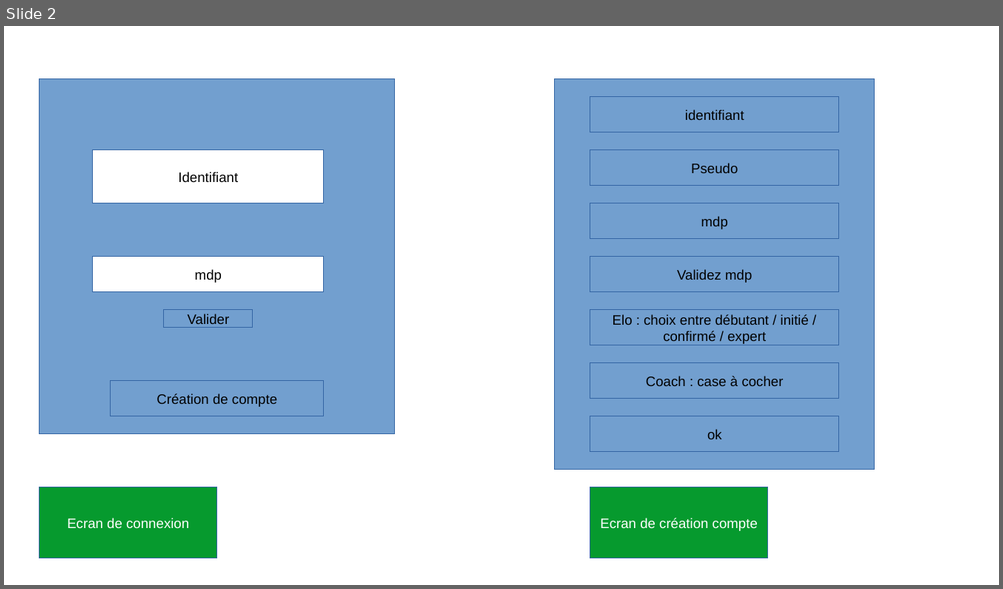
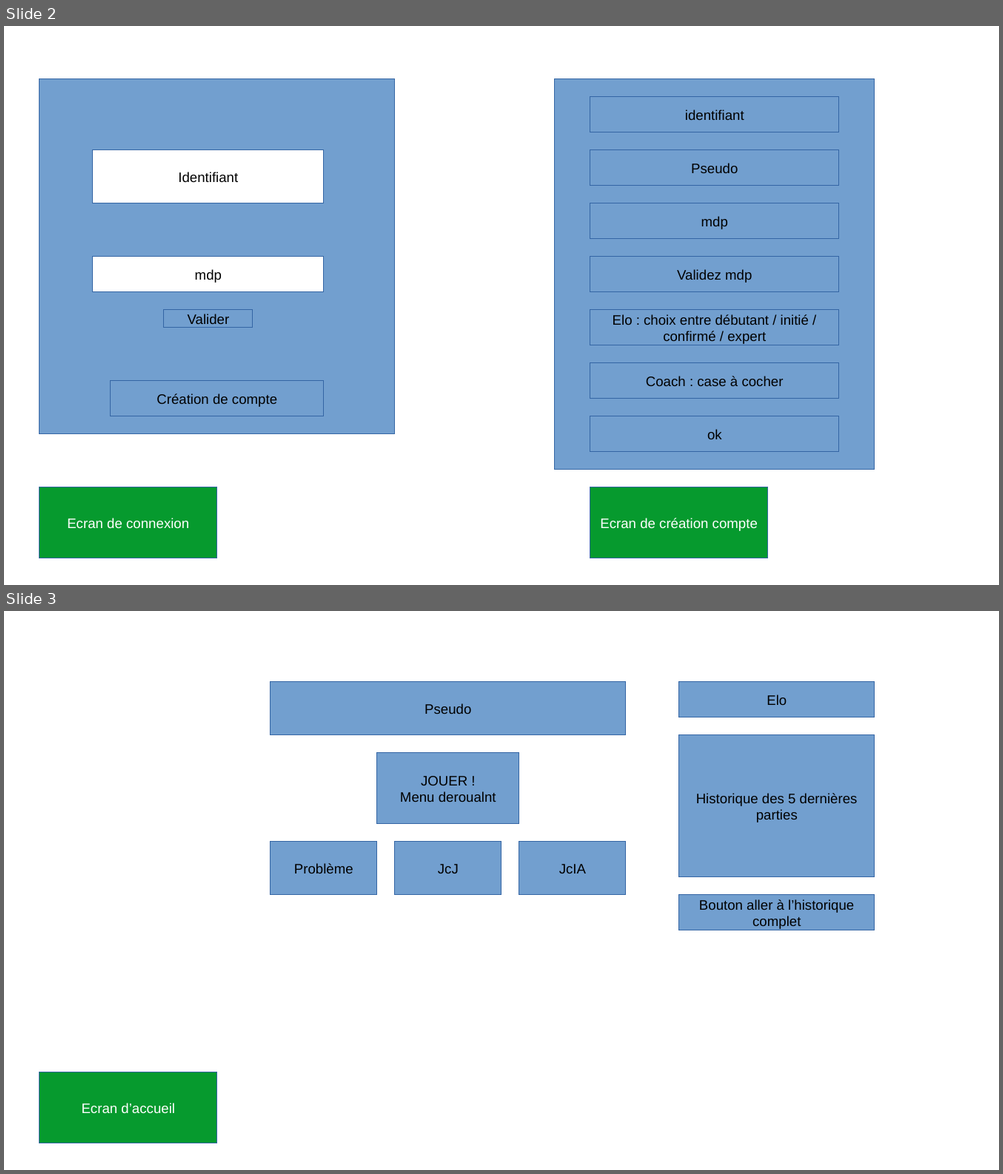
Before and after one commit to NicoPerret/projet-echec, a slide deck: Projet_Echecs.odp. Shown one above the other, each under a label of ours: slide 2 before the commit, slides 2 and 3 after it. The pictures are 1003x589 and 1003x1174 pixels, drawn with LibreOffice and Linux fonts; fonts in the diff are those of the drawing. Boxes give left, top, right and bottom in pixels: in the first picture for what was removed or moved away, otherwise in the second. Text is boxed around its words. In the diff, an @@ line names an element or a change of style, - is before the commit and + after.

```diff
--- a/Projet_Echecs.odp
+++ b/Projet_Echecs.odp
@@ slide 3 added at <box>4,611,999,1170</box>, background #FFFFFF @@
@@ rectangle added at <box>270,682,626,735</box>, fill #729FCF, outline #3465A4 0 pt, 11 pt, text #000000 @@
+Pseudo
@@ rectangle added at <box>679,682,875,718</box>, fill #729FCF, outline #3465A4 0 pt, 11 pt, text #000000 @@
+Elo
@@ rectangle added at <box>679,735,875,877</box>, fill #729FCF, outline #3465A4 0 pt, 11 pt, text #000000 @@
+Historique des 5 dernières parties
@@ rectangle added at <box>377,752,518,824</box>, fill #729FCF, outline #3465A4 0 pt, 11 pt, text #000000 @@
+JOUER !
+Menu deroualnt
@@ rectangle added at <box>270,842,377,895</box>, fill #729FCF, outline #3465A4 0 pt, 11 pt, text #000000 @@
+Problème
@@ rectangle added at <box>395,842,501,895</box>, fill #729FCF, outline #3465A4 0 pt, 11 pt, text #000000 @@
+JcJ
@@ rectangle added at <box>519,842,626,895</box>, fill #729FCF, outline #3465A4 0 pt, 11 pt, text #000000 @@
+JcIA
@@ rectangle added at <box>679,895,875,931</box>, fill #729FCF, outline #3465A4 0 pt, 11 pt, text #000000 @@
+Bouton aller à l’historique complet
@@ rectangle added at <box>40,1073,217,1145</box>, fill #069A2E, outline #3465A4 0 pt, 11 pt, text #FFFFFF @@
+Ecran d’accueil
```
Also in this commit, not shown: 4 other slides added, 2 slides removed.
